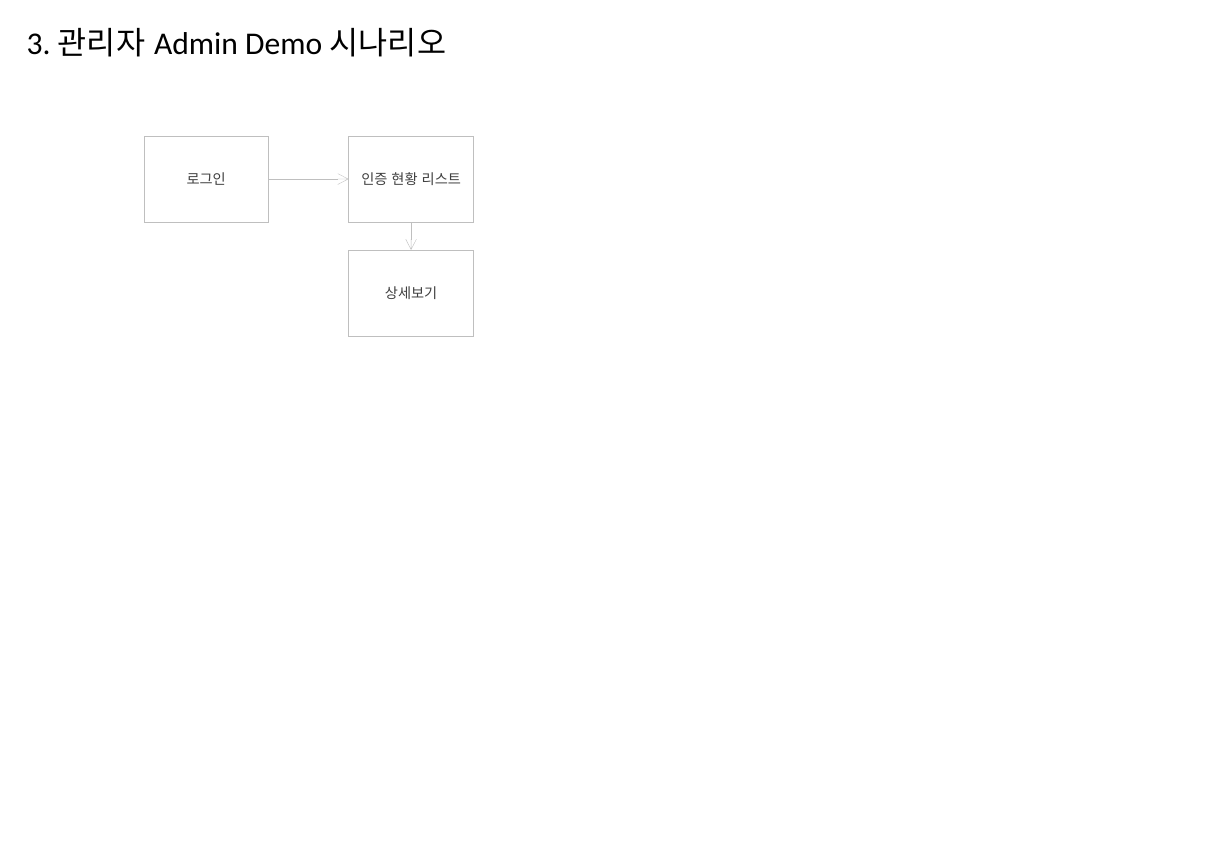
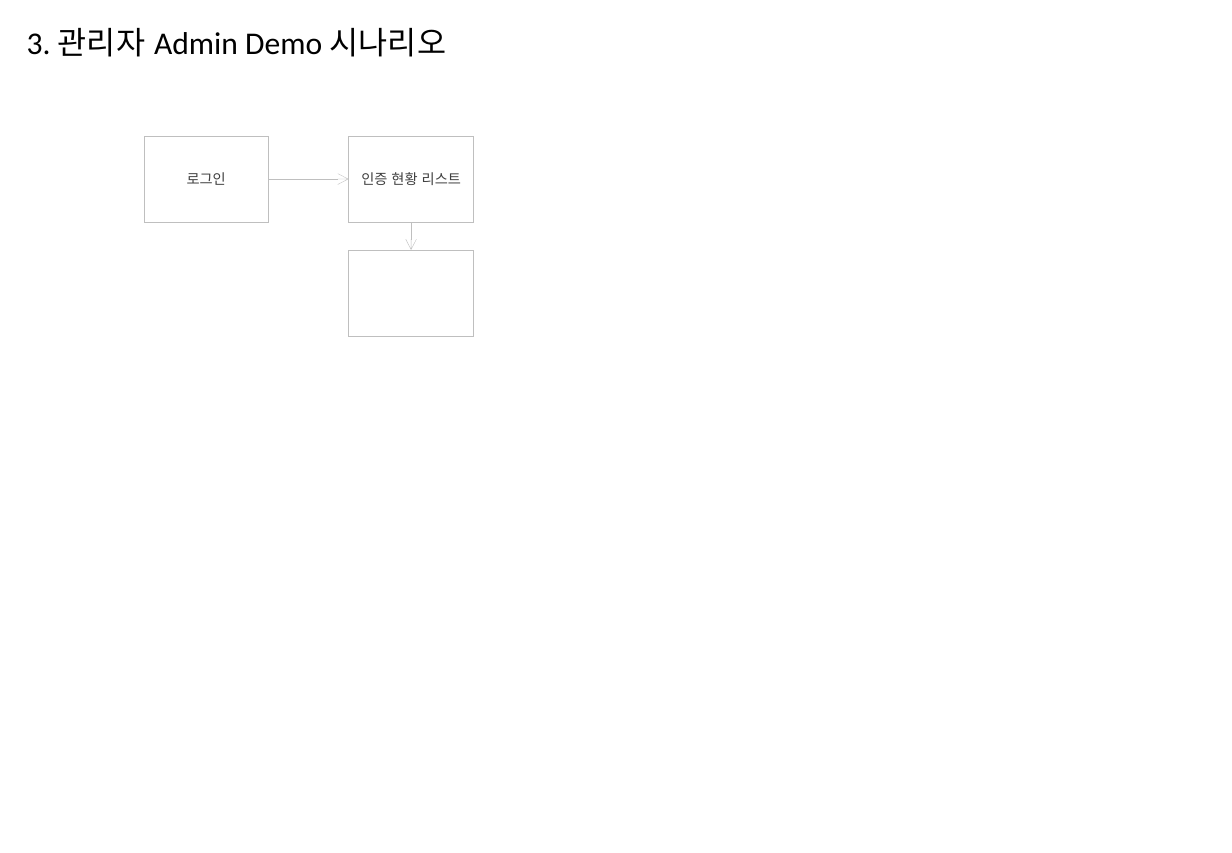
Before and after one commit to cd-mk/skhynix, a slide deck: slide 3 of 자료/SK하이닉스_청년희망나눔_Career_Certification_Demo_시나리오_20181227.pptx. Drawn at 1232x853 pixels with LibreOffice and Linux fonts; fonts in the diff are those of the drawing. Boxes give left, top, right and bottom in pixels: in the first picture for what was removed or moved away, otherwise in the second. Text is boxed around its words. In the diff, an @@ line names an element or a change of style, - is before the commit and + after.

```diff
--- a/자료/SK하이닉스_청년희망나눔_Career_Certification_Demo_시나리오_20181227.pptx
+++ b/자료/SK하이닉스_청년희망나눔_Career_Certification_Demo_시나리오_20181227.pptx
@@ text in rectangle at bbox=[385, 286, 437, 299]: text removed @@
-상세보기
```
Also in this commit, not shown: 1 other slide changed, 2 other files.
